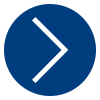
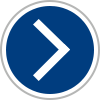
Two versions of the same layered image (100×100). Layer-by-layer changes:
removed layer "Form 6" over left=32, top=17, right=68, bottom=53
removed layer "Form 7" over left=32, top=47, right=68, bottom=83
added layer "Ellipse 1 Kopie" above "Form 8 Kopie" over left=0, top=0, right=100, bottom=100
added layer "Form 8 Kopie" above "Form 8" over left=33, top=19, right=70, bottom=55
added layer "Form 8" above "Ellipse 1" over left=33, top=44, right=70, bottom=81
painted on "Ellipse 1" over left=4, top=4, right=96, bottom=96
